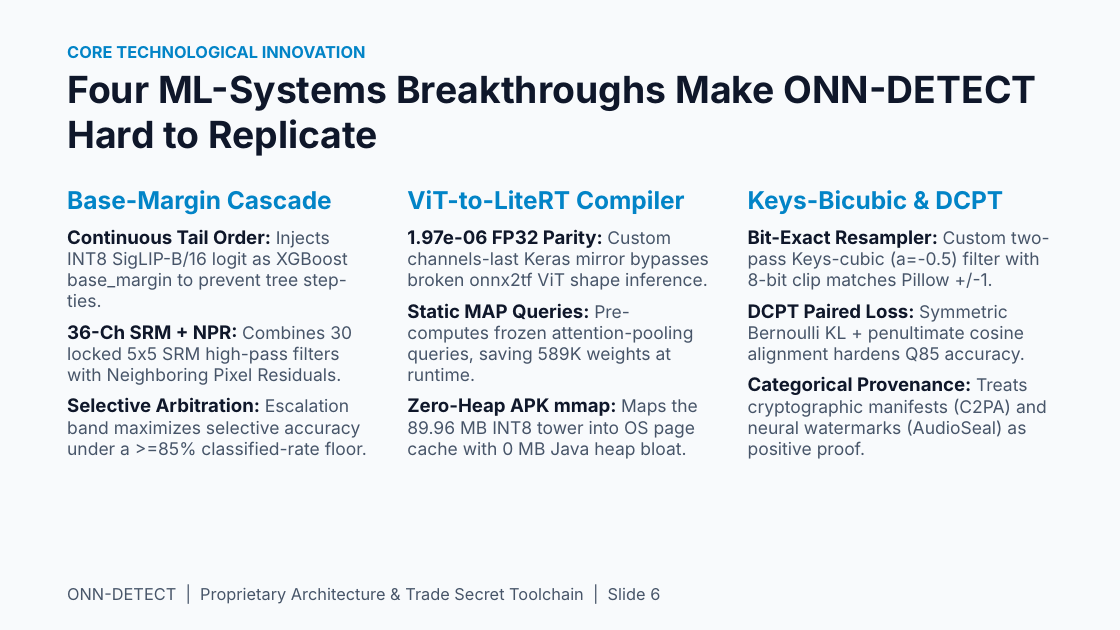
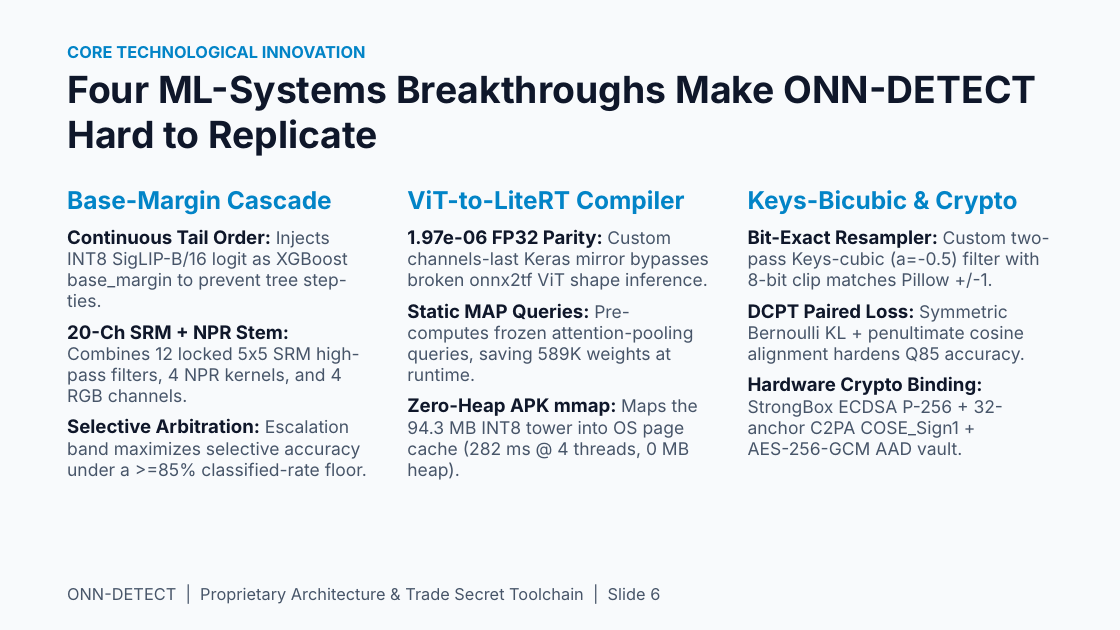
Before and after one commit to shubhamiitshk/Onn-Detect-, a slide deck: slide 6 of ONN_DETECT_PITCH_DECK_Z21_KGP_FORGE.pptx. Drawn at 1120x630 pixels with LibreOffice and Linux fonts; fonts in the diff are those of the drawing. Boxes give left, top, right and bottom in pixels: in the first picture for what was removed or moved away, otherwise in the second. Text is boxed around its words. In the diff, an @@ line names an element or a change of style, - is before the commit and + after.

```diff
--- a/ONN_DETECT_PITCH_DECK_Z21_KGP_FORGE.pptx
+++ b/ONN_DETECT_PITCH_DECK_Z21_KGP_FORGE.pptx
@@ text at (748,190,1017,214): text changed @@
-Keys-Bicubic & DCPT
+Keys-Bicubic & Crypto
@@ text at (67,325,360,402): text changed @@
-36-Ch SRM + NPR: Combines 30 locked 5x5 SRM high-pass filters with Neighboring Pixel Residuals.
+20-Ch SRM + NPR Stem: Combines 12 locked 5x5 SRM high-pass filters, 4 NPR kernels, and 4 RGB channels.
@@ text at (748,376,1003,455): text changed @@
-Categorical Provenance: Treats cryptographic manifests (C2PA) and neural watermarks (AudioSeal) as positive proof.
+Hardware Crypto Binding: StrongBox ECDSA P-256 + 32-anchor C2PA COSE_Sign1 + AES-256-GCM AAD vault.
@@ text at (407,398,698,480): text changed @@
-Zero-Heap APK mmap: Maps the 89.96 MB INT8 tower into OS page cache with 0 MB Java heap bloat.
+Zero-Heap APK mmap: Maps the 94.3 MB INT8 tower into OS page cache (282 ms @ 4 threads, 0 MB heap).
```
Also in this commit, not shown: 9 other slides changed, 3 other files.
